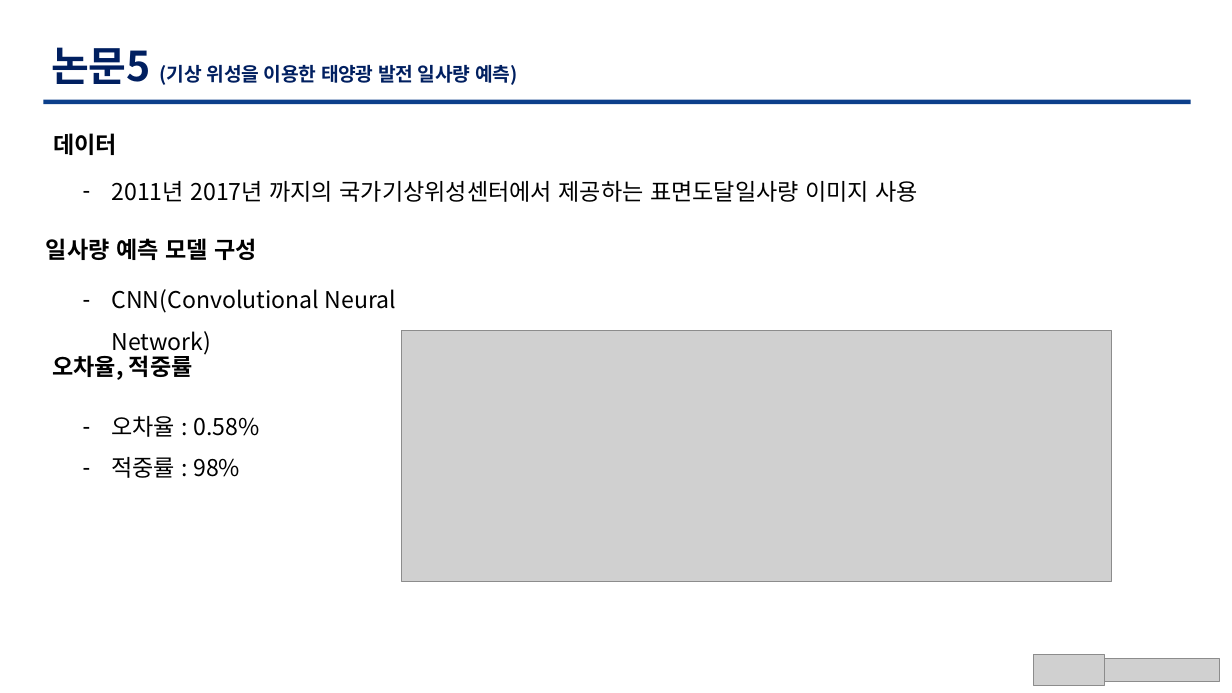
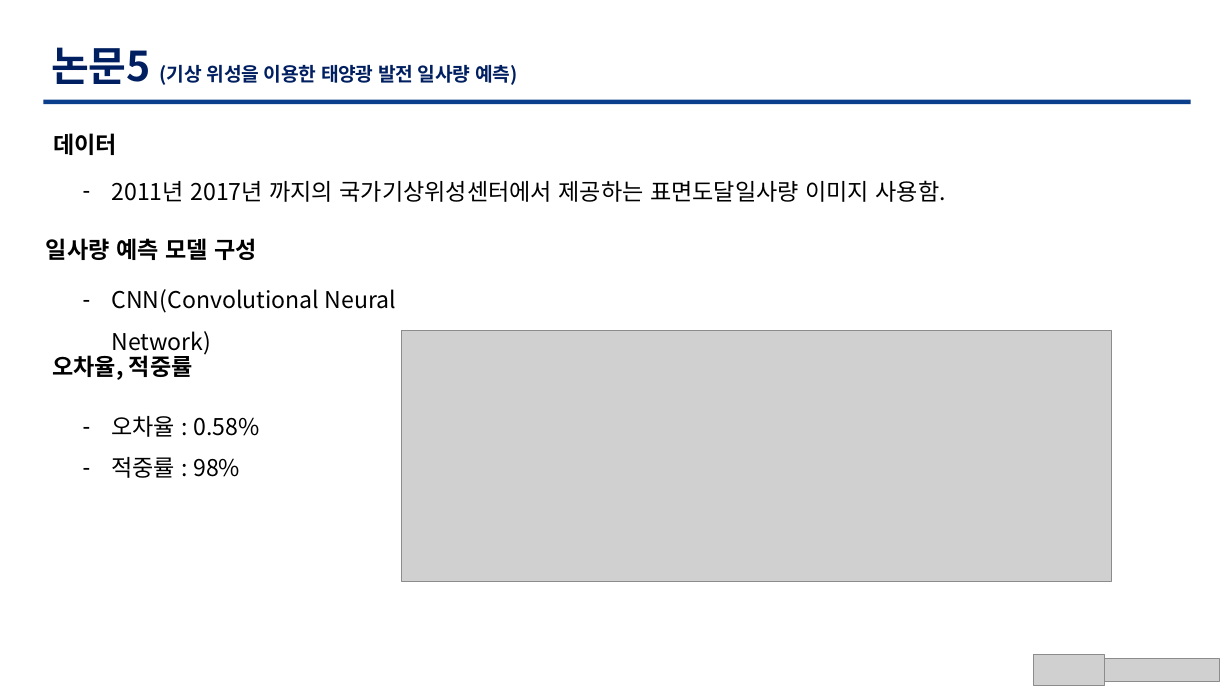
Before and after one commit to TaegyuHan/Solar_radiation_prediction_model, a slide deck: slide 12 of KICS_PT/[KICS] 동향 poster.pptx. Drawn at 1232x693 pixels with LibreOffice and Linux fonts; fonts in the diff are those of the drawing; grey boxes stand for pictures. Boxes give left, top, right and bottom in pixels: in the first picture for what was removed or moved away, otherwise in the second. Text is boxed around its words. In the diff, an @@ line names an element or a change of style, - is before the commit and + after.

```diff
--- a/KICS_PT/[KICS] 동향 poster.pptx
+++ b/KICS_PT/[KICS] 동향 poster.pptx
@@ text at bbox=[111, 180, 946, 202]: text changed @@
-– 2011년 2017년 까지의 국가기상위성센터에서 제공하는 표면도달일사량 이미지 사용
+– 2011년 2017년 까지의 국가기상위성센터에서 제공하는 표면도달일사량 이미지 사용함.
```
Also in this commit, not shown: 11 other slides changed, 1 slide removed.
